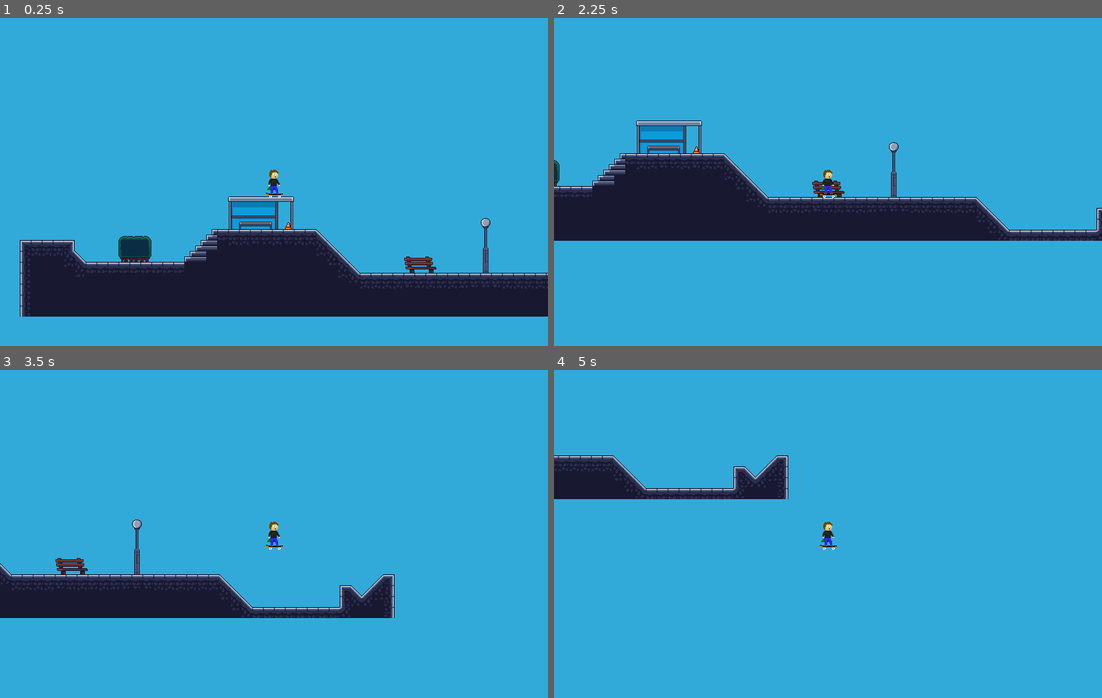
Above: before the commit, frames 1-4 (two rows, left to right).
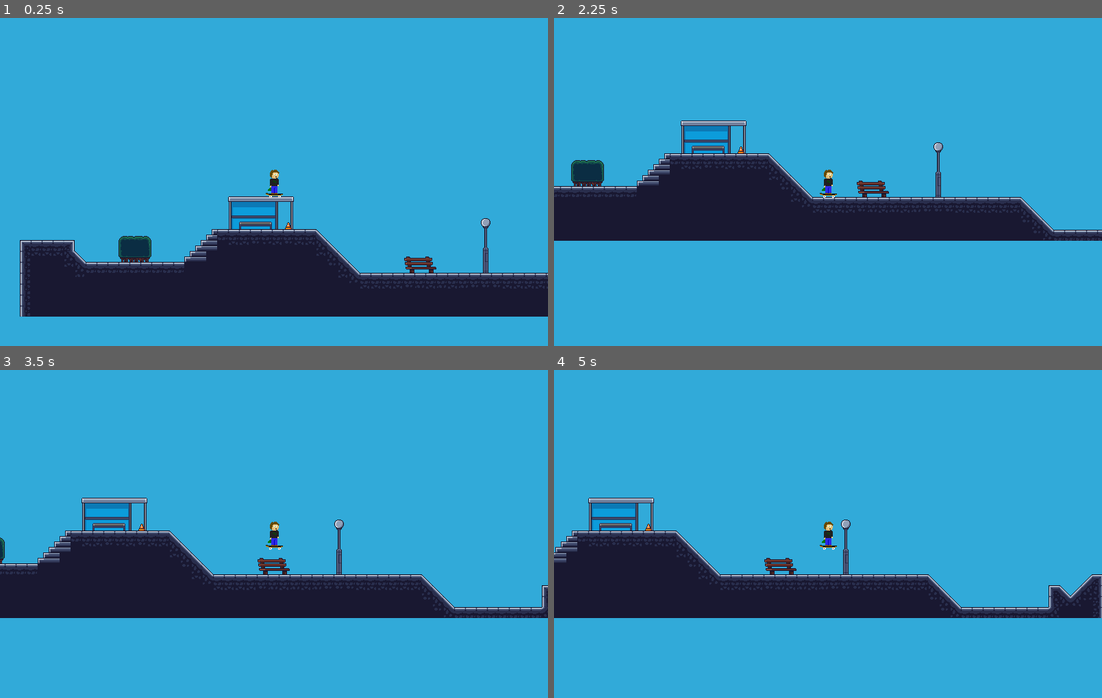
Above: after the commit, the same moments.

Repository: hamdle/2d_skateboard_game
Game: Godot game, scene res://levels/normandock/normandock.tscn
Same seed, same stepped clock (60 frames per second), same inputs: the game is played once before the commit and once after it.
Inputs:
- Up to frame 1 (0.25 s): no input
- Up to frame 2 (2.25 s): tap Enter at 0.5 s; hold F (push) 0.53-1.28 s; hold Right (ui_right) 0.53-2.03 s; tap Space (ui_select) at 0.77, 1.52 s; tap F (push) at 1.35 s; hold Left (ui_left) from 2.03 s (still down); hold F (push) from 2.03 s (still down)
- Up to frame 3 (3.5 s): release Left (ui_left) at 2.78 s; release F (push) at 2.78 s; hold Right (ui_right) from 2.78 s (still down); tap F (push) at 2.85 s; tap Space (ui_select) at 3.02 s
- Up to frame 4 (5 s): hold F (push) 3.53-4.28 s; tap Space (ui_select) at 3.77, 4.52 s; release Right (ui_right) at 4.28 s; hold Left (ui_left) from 4.28 s (still down); tap F (push) at 4.35 s

The runs differ from the first frame. In frame 1, less than 0.1% of the frame differs, in the area x 48-52%, y 46-54%; in frame 2, 7.3%; in frame 3, 11%; in frame 4, 19%, in the area x 0-100%, y 26-76%.

Commit message:
Re-import kickflip animations to correct alignment

Diff:
--- a/characters/people/People.gd
+++ b/characters/people/People.gd
@@ -29,12 +29,12 @@
 	if Input.is_action_pressed("ui_left"):
 		if $Sprite.scale.x > 0:
 			direction = DIRECTION_LEFT
-			#velocity.x = -BURST_SPEED
+			velocity.x = -BURST_SPEED
 			$Sprite.scale.x = -1
 	elif Input.is_action_pressed("ui_right"):
 		if $Sprite.scale.x < 0:
 			direction = DIRECTION_RIGHT
-			#velocity.x = BURST_SPEED
+			velocity.x = BURST_SPEED
 			$Sprite.scale.x = 1
 	else:
 		velocity.x = lerp(velocity.x, 0, 0.01)
--- a/characters/people/People.tscn
+++ b/characters/people/People.tscn
@@ -22,5 +22,12 @@
 current = true
 
 [node name="AnimatedSprite" type="AnimatedSprite" parent="."]
+visible = false
 frames = ExtResource( 3 )
-animation = "push"
+animation = "idle"
+playing = true
+
+[node name="AnimatedSprite2" type="AnimatedSprite" parent="."]
+frames = ExtResource( 3 )
+animation = "idle"
+playing = true
--- a/characters/people/people_spriteframes.tres
+++ b/characters/people/people_spriteframes.tres
@@ -1,35 +1,40 @@
 [gd_resource type="SpriteFrames" load_steps=16 format=2]
 
 [ext_resource path="res://characters/people/sprites/skate_0.png" type="Texture" id=1]
-[ext_resource path="res://characters/people/sprites/kickflip_0.png" type="Texture" id=2]
-[ext_resource path="res://characters/people/sprites/kickflip_1.png" type="Texture" id=3]
-[ext_resource path="res://characters/people/sprites/kickflip_2.png" type="Texture" id=4]
-[ext_resource path="res://characters/people/sprites/kickflip_3.png" type="Texture" id=5]
-[ext_resource path="res://characters/people/sprites/kickflip_4.png" type="Texture" id=6]
-[ext_resource path="res://characters/people/sprites/kickflip_6.png" type="Texture" id=7]
-[ext_resource path="res://characters/people/sprites/kickflip_7.png" type="Texture" id=8]
-[ext_resource path="res://characters/people/sprites/kickflip_5.png" type="Texture" id=9]
-[ext_resource path="res://characters/people/sprites/push_0.png" type="Texture" id=10]
-[ext_resource path="res://characters/people/sprites/push_1.png" type="Texture" id=11]
-[ext_resource path="res://characters/people/sprites/push_2.png" type="Texture" id=12]
-[ext_resource path="res://characters/people/sprites/push_3.png" type="Texture" id=13]
-[ext_resource path="res://characters/people/sprites/push_4.png" type="Texture" id=14]
-[ext_resource path="res://characters/people/sprites/push_5.png" type="Texture" id=15]
+[ext_resource path="res://characters/people/sprites/kickflip_7.png" type="Texture" id=2]
+[ext_resource path="res://characters/people/sprites/push_0.png" type="Texture" id=3]
+[ext_resource path="res://characters/people/sprites/push_1.png" type="Texture" id=4]
+[ext_resource path="res://characters/people/sprites/push_2.png" type="Texture" id=5]
+[ext_resource path="res://characters/people/sprites/push_3.png" type="Texture" id=6]
+[ext_resource path="res://characters/people/sprites/push_4.png" type="Texture" id=7]
+[ext_resource path="res://characters/people/sprites/push_5.png" type="Texture" id=8]
+[ext_resource path="res://characters/people/sprites/kickflip_0.png" type="Texture" id=9]
+[ext_resource path="res://characters/people/sprites/kickflip_1.png" type="Texture" id=10]
+[ext_resource path="res://characters/people/sprites/kickflip_2.png" type="Texture" id=11]
+[ext_resource path="res://characters/people/sprites/kickflip_3.png" type="Texture" id=12]
+[ext_resource path="res://characters/people/sprites/kickflip_4.png" type="Texture" id=13]
+[ext_resource path="res://characters/people/sprites/kickflip_5.png" type="Texture" id=14]
+[ext_resource path="res://characters/people/sprites/kickflip_6.png" type="Texture" id=15]
 
 [resource]
 animations = [ {
 "frames": [ ExtResource( 1 ) ],
 "loop": true,
-"name": "default",
+"name": "idle",
 "speed": 0.0
 }, {
-"frames": [ ExtResource( 2 ), ExtResource( 3 ), ExtResource( 4 ), ExtResource( 5 ), ExtResource( 6 ), ExtResource( 7 ), ExtResource( 8 ), ExtResource( 9 ) ],
+"frames": [ ExtResource( 2 ) ],
+"loop": true,
+"name": "ride",
+"speed": 5.0
+}, {
+"frames": [ ExtResource( 3 ), ExtResource( 4 ), ExtResource( 5 ), ExtResource( 6 ), ExtResource( 7 ), ExtResource( 8 ) ],
+"loop": true,
+"name": "push",
+"speed": 8.0
+}, {
+"frames": [ ExtResource( 9 ), ExtResource( 10 ), ExtResource( 11 ), ExtResource( 12 ), ExtResource( 13 ), ExtResource( 14 ), ExtResource( 2 ), ExtResource( 15 ) ],
 "loop": true,
 "name": "kickflip",
-"speed": 8.0
-}, {
-"frames": [ ExtResource( 10 ), ExtResource( 11 ), ExtResource( 12 ), ExtResource( 13 ), ExtResource( 14 ), ExtResource( 15 ) ],
-"loop": true,
-"name": "push",
-"speed": 12.0
+"speed": 5.0
 } ]
Binary file changed: characters/people/sprites/kickflip_0.png
Binary file changed: characters/people/sprites/kickflip_1.png
Binary file changed: characters/people/sprites/kickflip_2.png
Binary file changed: characters/people/sprites/kickflip_3.png
Binary file changed: characters/people/sprites/kickflip_4.png
Binary file changed: characters/people/sprites/kickflip_5.png
Binary file changed: characters/people/sprites/kickflip_6.png
Binary file changed: characters/people/sprites/kickflip_7.png
